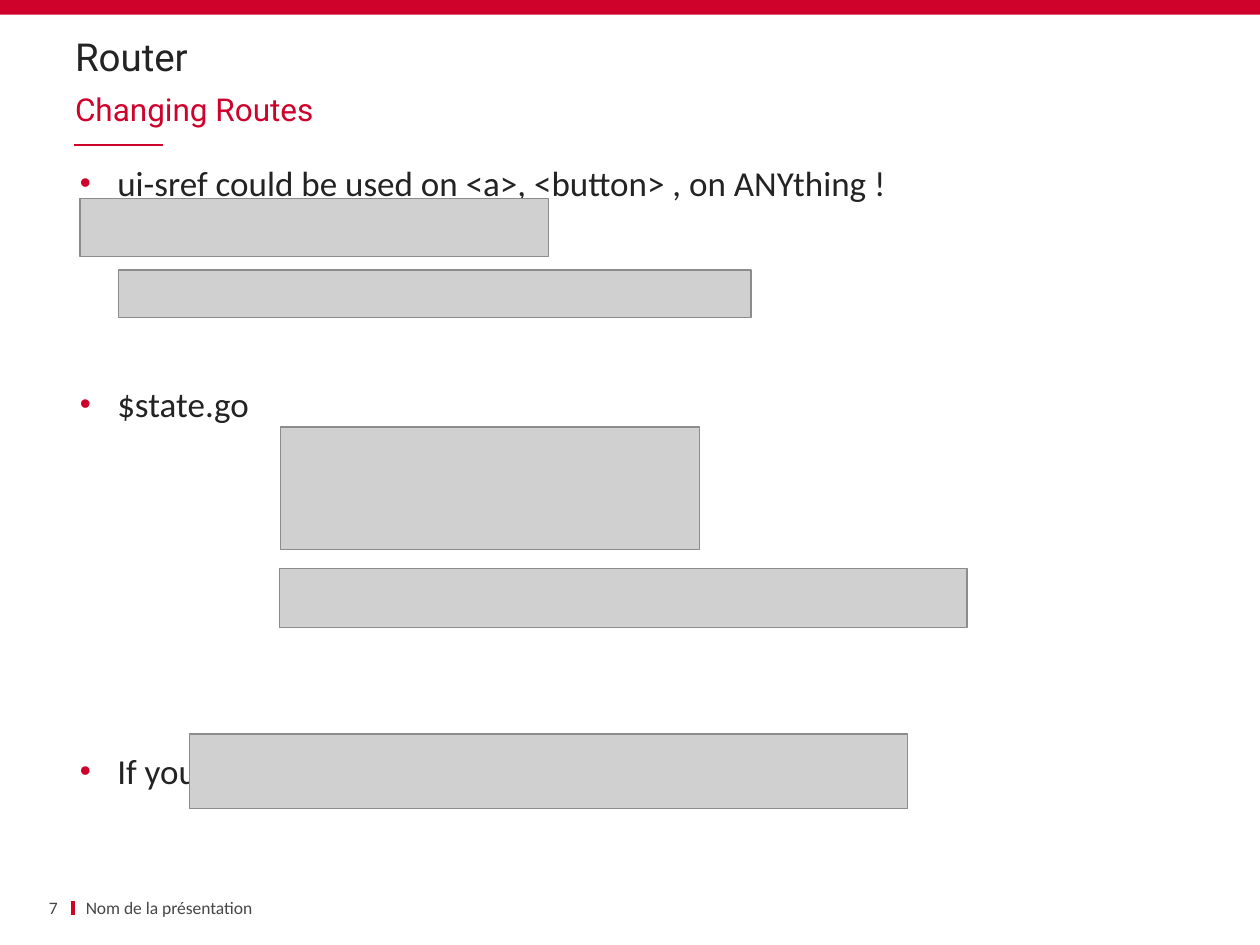
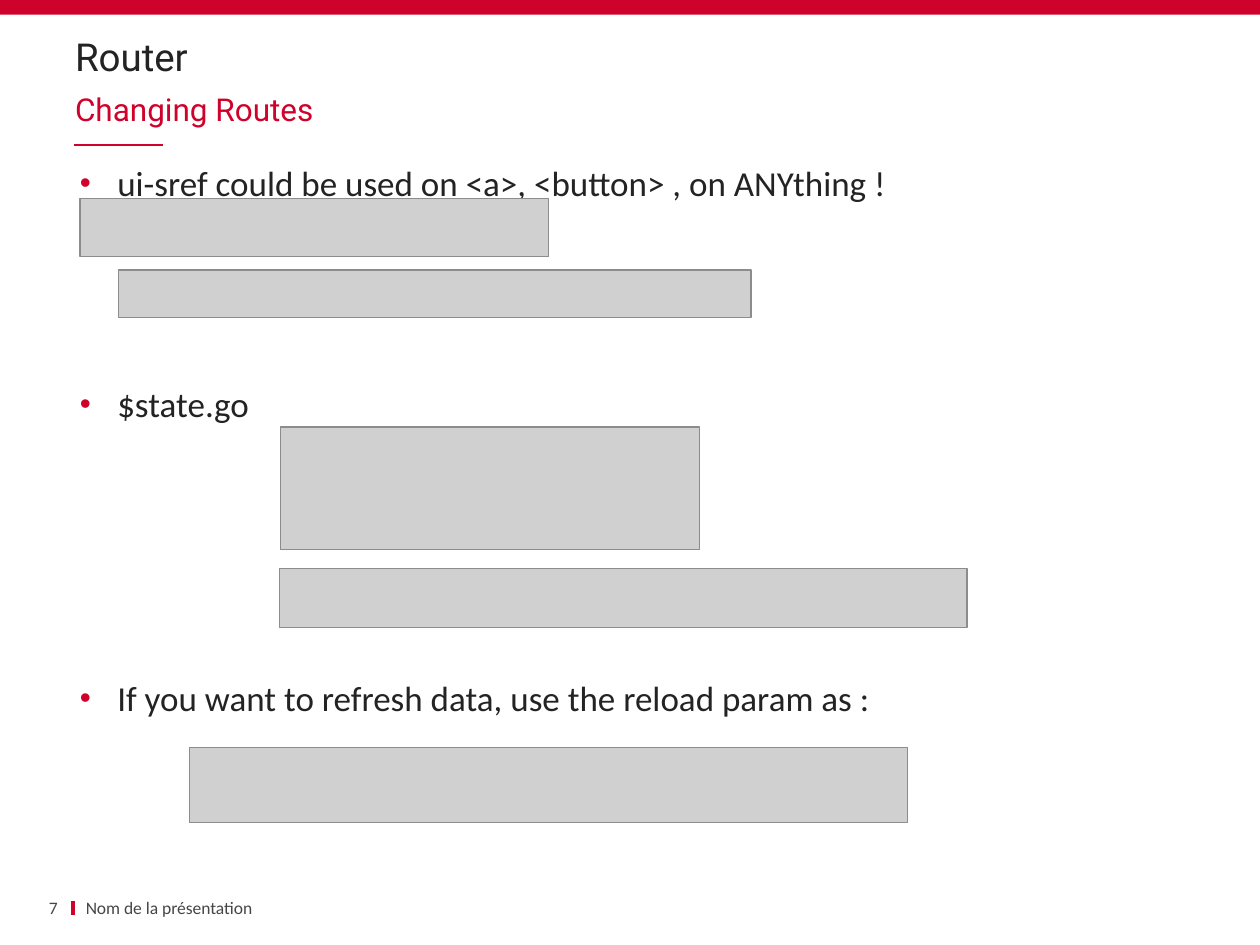
Before and after one commit to ycintre/formation-angularjs, a slide deck: slide 7 of 09 Routing/Routing.pptx. Drawn at 1260x945 pixels with LibreOffice and Linux fonts; fonts in the diff are those of the drawing; grey boxes stand for pictures; background and template pictures are left out. Boxes give left, top, right and bottom in pixels: in the first picture for what was removed or moved away, otherwise in the second. Text is boxed around its words. In the diff, an @@ line names an element or a change of style, - is before the commit and + after.

```diff
--- a/09 Routing/Routing.pptx
+++ b/09 Routing/Routing.pptx
@@ text "ui-sref could be used on ..." rewrapped from (117,171,866,794) to (117,171,866,717) @@
@@ picture: place and size @@
-picture at (189,735,907,809)
+picture at (189,747,907,822)
```
Also in this commit, not shown: 1 slide removed.
